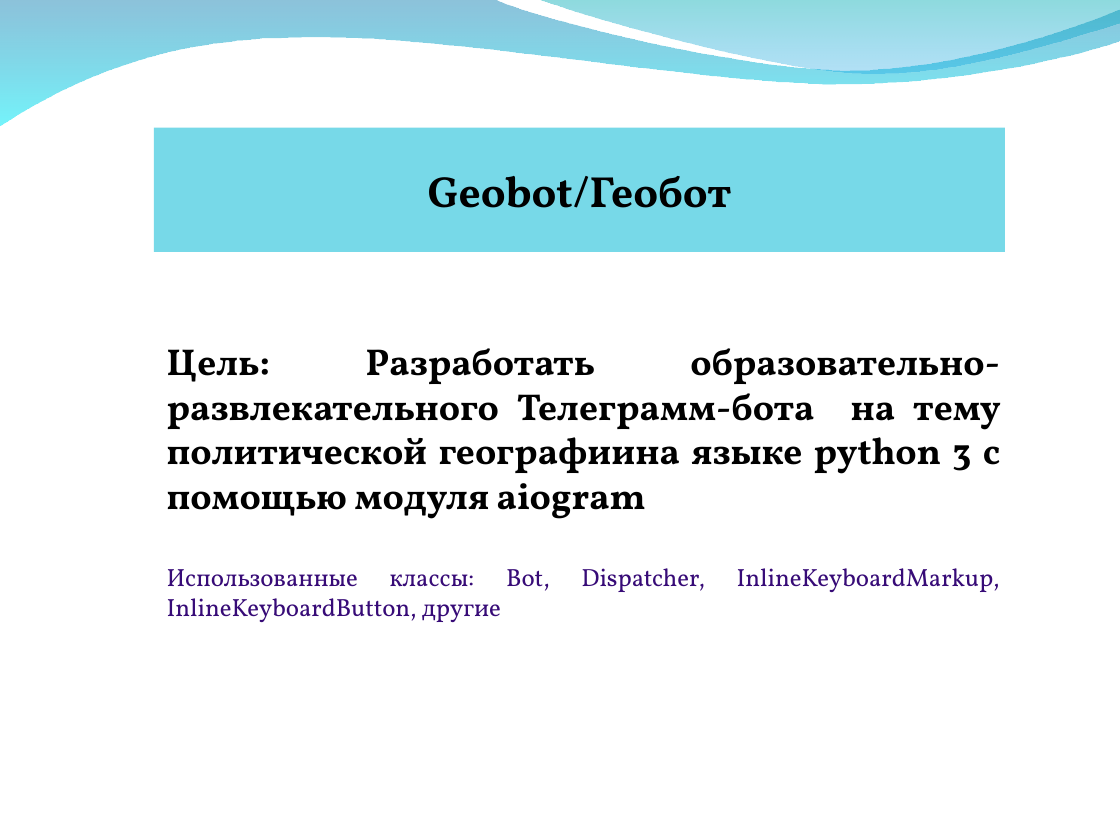
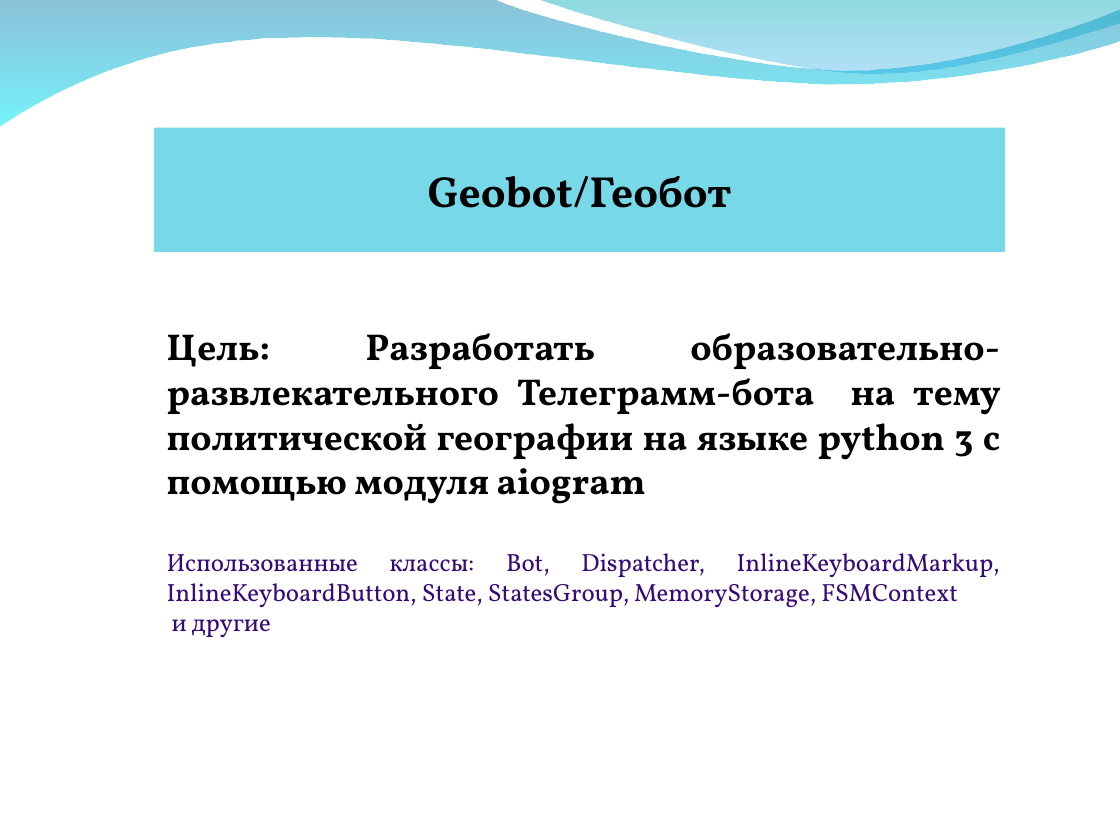
Before and after one commit to AverageEnjoyer2/geobotproject, a slide deck: slide 2 of презентация.ppt. Drawn at 1120x840 pixels with LibreOffice and Linux fonts; fonts in the diff are those of the drawing; background and template pictures are left out. Boxes give left, top, right and bottom in pixels: in the first picture for what was removed or moved away, otherwise in the second. Text is boxed around its words. In the diff, an @@ line names an element or a change of style, - is before the commit and + after.

```diff
--- a/презентация.ppt
+++ b/презентация.ppt
@@ text at box(167, 333, 1001, 637): text changed; size 24 to 16 pt; text colour #000000 to #370B77; bold off @@
-Цель: Разработать образовательно-развлекательного Телеграмм-бота на тему политической географиина языке python 3 с помощью модуля aiogram
-Использованные классы: Bot, Dispatcher, InlineKeyboardMarkup, InlineKeyboardButton, другие
+Цель: Разработать образовательно-развлекательного Телеграмм-бота на тему политической географии на языке python 3 с помощью модуля aiogram
+Использованные классы: Bot, Dispatcher, InlineKeyboardMarkup, InlineKeyboardButton, State, StatesGroup, MemoryStorage, FSMContext
+и другие
```
Also in this commit, not shown: 1 other slide changed, 10 slides added, 3 other files.
